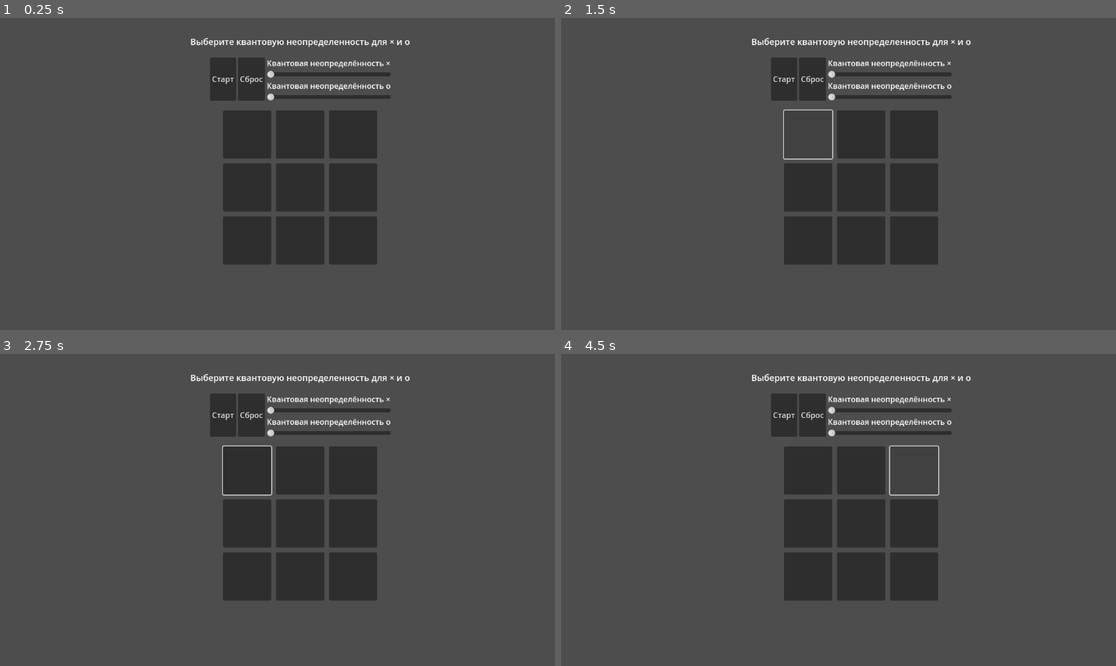
Above: before the commit, frames 1-4 (two rows, left to right).
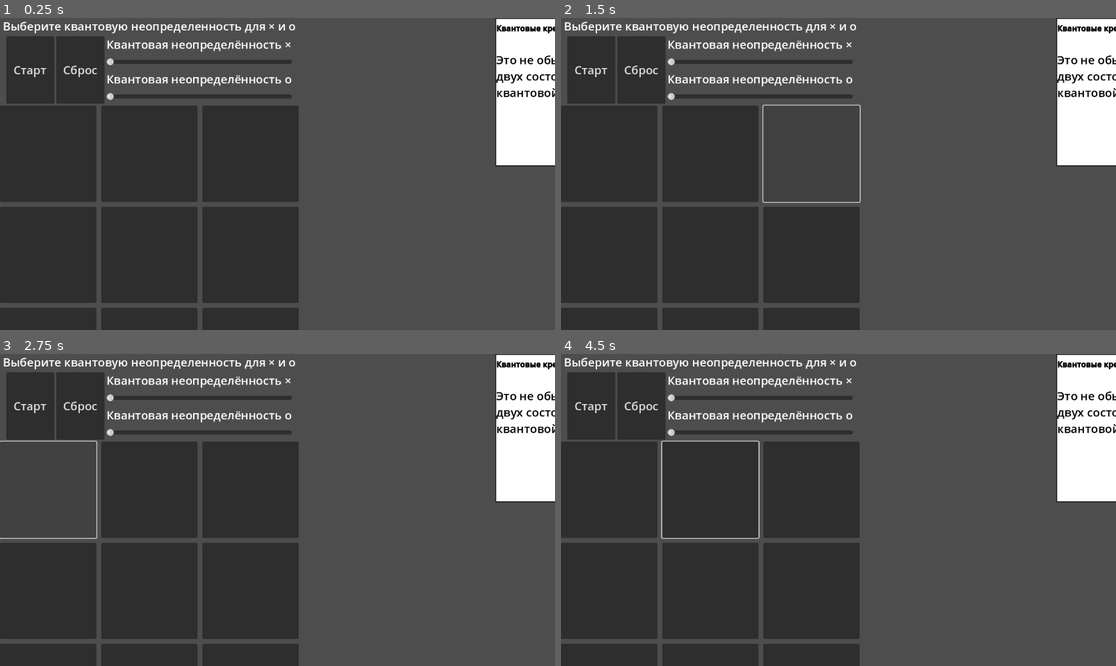
Above: after the commit, the same moments.

Repository: O4EHbKPYTON/TicTacToe
Game: Godot game, scene res://node.tscn
Two runs of this game, one before a commit and one after it. Both use one fixed random seed, a clock stepped at 60 frames per second and the inputs below.
Inputs (mouse positions are in pixels of both pictures, inside the frame that each line leads up to):
- Up to frame 1 (0.25 s): no input
- Up to frame 2 (1.5 s): click "Сброс" at 0.5 s; click (810, 133) at 1.27 s
- Up to frame 3 (2.75 s): click (49, 491) at 2.02 s
- Up to frame 4 (4.5 s): click (860, 469) at 2.77 s; click (710, 491) at 3.52 s; click (916, 469) at 4.27 s

The runs differ from the first frame. In frame 1, 49% of the frame differs, in the area x 0-100%, y 0-100%; in frame 2, 48%; in frame 3, 44%; in frame 4, 48%.

Commit message:
added some server tips processing, added tips for player

Diff:
--- a/Control.gd
+++ b/Control.gd
@@ -2,59 +2,172 @@
 
 const BOARD_SIZE := 3
 const SERVER_URL := "http://127.0.0.1:8000/run-cirq"
-
-@onready var info_label: Label = $MainVBox/InfoLabel
-@onready var start_button: Button = $MainVBox/ControlPanel/ButtonPanel/StartButton
-@onready var reset_button: Button = $MainVBox/ControlPanel/ButtonPanel/ResetButton
-@onready var x_slider: HSlider = $MainVBox/ControlPanel/QuantumPanel/XSlider
-@onready var o_slider: HSlider = $MainVBox/ControlPanel/QuantumPanel/OSlider
-@onready var grid_container: GridContainer = $MainVBox/GameGrid
-@onready var http_request: HTTPRequest = $MainVBox/QuantumRequest
+const BLOCH_SPHERE_URL := "http://127.0.0.1:8000/bloch_sphere/"
+const FORMULA_URL := "http://127.0.0.1:8000/formula/"
+
+@onready var info_label: Label = $MainHBox/LeftGameVBox/InfoLabel
+@onready var start_button: Button = $MainHBox/LeftGameVBox/ControlPanel/ButtonPanel/StartButton
+@onready var reset_button: Button = $MainHBox/LeftGameVBox/ControlPanel/ButtonPanel/ResetButton
+@onready var x_slider: HSlider = $MainHBox/LeftGameVBox/ControlPanel/QuantumPanel/XSlider
+@onready var o_slider: HSlider = $MainHBox/LeftGameVBox/ControlPanel/QuantumPanel/OSlider
+@onready var grid_container: GridContainer = $MainHBox/LeftGameVBox/GameGrid
+@onready var tutorial_text: RichTextLabel = $MainHBox/RightFormulaVBox/TutorialText
+@onready var next_step_button: Button = $MainHBox/RightFormulaVBox/NextStepButton
+@onready var bloch_display: TextureRect = $MainHBox/CenterBlochVBox/BlochDisplay
+@onready var formula_display: TextureRect = $MainHBox/RightFormulaVBox/FormulaPlaceholder
+@onready var http_request: HTTPRequest = $MainHBox/LeftGameVBox/QuantumRequest
+
 
 var cells: Array[Button] = []
 var moves: Array[String] = []
 var game_started: bool = false
 var current_player: String = "×"
 var quantum_params: Dictionary = {"q×": 0.0, "qo": 0.0}
+var current_tutorial_step := 0
+var tutorial_steps: Array[Dictionary] = [
+	{
+		"title": "Квантовые крестики-нолики",
+		"content": "Это не обычная игра! Здесь клетки могут быть в двух состояниях одновременно благодаря квантовой механике.",
+		"bloch_state": "superposition",
+		"formula_type": "intro"
+	},
+	{
+		"title": "Суперпозиция",
+		"content": "Квантовая клетка может находиться в состоянии X и O одновременно до момента измерения.",
+		"bloch_state": "superposition",
+		"formula_type": "superposition"
+	},
+	{
+		"title": "Управление вероятностями",
+		"content": "Слайдеры позволяют регулировать вероятность появления X или O при измерении.",
+		"bloch_state": "measurement",
+		"formula_type": "probability"
+	},
+	{
+		"title": "Квантовое измерение",
+		"content": "При нажатии на клетку происходит измерение и она принимает определенное состояние.",
+		"bloch_state": "measurement",
+		"formula_type": "measurement"
+	},
+	{
+		"title": "Квантовые ворота",
+		"content": "Слайдеры применяют X-ворот с разной мощностью к кубиту.",
+		"bloch_state": "x",
+		"formula_type": "x_gate"
+	}
+]
+func _on_formula_image_loaded(result: int, response_code: int, headers: PackedStringArray, body: PackedByteArray, request: HTTPRequest):
+	request.queue_free()
+	if result == HTTPRequest.RESULT_SUCCESS:
+		var image = Image.new()
+		if image.load_png_from_buffer(body) == OK:
+			var texture = ImageTexture.create_from_image(image)
+			formula_display.texture = texture
+			formula_display.expand_mode = TextureRect.EXPAND_IGNORE_SIZE
+			formula_display.stretch_mode = TextureRect.STRETCH_KEEP_ASPECT_CENTERED
+
+var tutorial_index := 0
 
 func _ready() -> void:
-	for child in $MainVBox/GameGrid.get_children():
-		child.queue_free()
-	cells.clear()
-
+	var text_style = StyleBoxFlat.new()
+	text_style.bg_color = Color(1.0, 1.0, 1.0)
+	text_style.border_width_left = 2
+	text_style.border_width_top = 2
+	text_style.border_width_right = 2
+	text_style.border_width_bottom = 2
+	text_style.border_color = Color(0.1, 0.1, 0.1)
+	tutorial_text.add_theme_stylebox_override("normal", text_style)
+	tutorial_text.add_theme_color_override("default_color", Color.BLACK)
+
+	var sphere_style = StyleBoxFlat.new()
+	sphere_style.bg_color = Color(0.1, 0.1, 0.1)
+	sphere_style.border_width_left = 3
+	sphere_style.border_width_top = 3
+	sphere_style.border_width_right = 3
+	sphere_style.border_width_bottom = 3
+	sphere_style.border_color = Color(0.5, 0.5, 0.5)
+	bloch_display.add_theme_stylebox_override("panel", sphere_style)
+
+
+	self.anchor_left = 0.0
+	self.anchor_top = 0.0
 	self.anchor_right = 1.0
 	self.anchor_bottom = 1.0
-
-	$MainVBox.size_flags_horizontal = Control.SIZE_EXPAND_FILL
-	$MainVBox.size_flags_vertical = Control.SIZE_EXPAND_FILL
-	$MainVBox.alignment = BoxContainer.ALIGNMENT_CENTER
-
-	$MainVBox/ControlPanel.size_flags_horizontal = Control.SIZE_EXPAND_FILL
-	$MainVBox/ControlPanel.alignment = BoxContainer.ALIGNMENT_CENTER
-
-	$MainVBox/GameGrid.size_flags_horizontal = Control.SIZE_SHRINK_CENTER
-	$MainVBox/GameGrid.size_flags_vertical = Control.SIZE_SHRINK_CENTER
+	self.offset_left = 0.0
+	self.offset_top = 0.0
+	self.offset_right = 0.0
+	self.offset_bottom = 0.0
+
+	# Настройка размеров и привязок
+	var main_hbox = $MainHBox
+	main_hbox.anchor_left = 0.0
+	main_hbox.anchor_top = 0.0
+	main_hbox.anchor_right = 1.0
+	main_hbox.anchor_bottom = 1.0
+	main_hbox.offset_left = 0.0
+	main_hbox.offset_top = 0.0
+	main_hbox.offset_right = 0.0
+	main_hbox.offset_bottom = 0.0
+	main_hbox.size_flags_horizontal = Control.SIZE_EXPAND_FILL
+	main_hbox.size_flags_vertical = Control.SIZE_EXPAND_FILL
+
+
+	var left_vbox = $MainHBox/LeftGameVBox
+	left_vbox.size_flags_horizontal = Control.SIZE_EXPAND_FILL
+	left_vbox.size_flags_vertical = Control.SIZE_EXPAND_FILL
+	left_vbox.custom_minimum_size = Vector2(400, 0)
+
+	var center_vbox = $MainHBox/CenterBlochVBox
+	center_vbox.size_flags_horizontal = Control.SIZE_EXPAND_FILL
+	center_vbox.size_flags_vertical = Control.SIZE_EXPAND_FILL
+	center_vbox.alignment = BoxContainer.ALIGNMENT_CENTER
+
+	var right_vbox = $MainHBox/RightFormulaVBox
+	right_vbox.size_flags_horizontal = Control.SIZE_EXPAND_FILL
+	right_vbox.size_flags_vertical = Control.SIZE_EXPAND_FILL
+	right_vbox.custom_minimum_size = Vector2(400, 0)
+
+	bloch_display.expand_mode = TextureRect.EXPAND_IGNORE_SIZE
+	bloch_display.stretch_mode = TextureRect.STRETCH_KEEP_ASPECT_CENTERED
+	bloch_display.custom_minimum_size = Vector2(400, 400)
+
+	formula_display.expand_mode = TextureRect.EXPAND_IGNORE_SIZE
+	formula_display.stretch_mode = TextureRect.STRETCH_KEEP_ASPECT_CENTERED
+	formula_display.custom_minimum_size = Vector2(400, 400)
+	# Создаем игровое поле
+	grid_container.columns = BOARD_SIZE
+	grid_container.size_flags_horizontal = Control.SIZE_SHRINK_CENTER
+	grid_container.size_flags_vertical = Control.SIZE_SHRINK_CENTER
+	cells.clear()
+
+	for child in grid_container.get_children():
+		child.queue_free()
+
+	grid_container.columns = BOARD_SIZE
+	grid_container.size_flags_horizontal = Control.SIZE_SHRINK_CENTER
+	grid_container.size_flags_vertical = Control.SIZE_SHRINK_CENTER
 
 	for i in range(BOARD_SIZE * BOARD_SIZE):
 		var button := Button.new()
+		button.name = "Cell_%d" % i
 		button.size_flags_horizontal = Control.SIZE_EXPAND_FILL
 		button.size_flags_vertical = Control.SIZE_EXPAND_FILL
-		button.custom_minimum_size = Vector2(100, 100)
+		button.custom_minimum_size = Vector2(200, 200)
 		button.pressed.connect(_on_cell_pressed.bind(button))
-		$MainVBox/GameGrid.add_child(button)
+		grid_container.add_child(button)
 		cells.append(button)
 
-	await get_tree().process_frame
-
-	$MainVBox/ControlPanel.position.y = 0
-
+	# Подключаем сигналы
 	start_button.pressed.connect(_on_start_button_pressed)
 	reset_button.pressed.connect(_on_reset_button_pressed)
 	x_slider.value_changed.connect(_on_x_slider_changed)
 	o_slider.value_changed.connect(_on_o_slider_changed)
+	next_step_button.pressed.connect(advance_tutorial)
 	http_request.request_completed.connect(_on_http_request_completed)
 
+	# Инициализация игры
 	update_info_label("Выберите квантовую неопределенность для × и o")
+	advance_tutorial()
 
 func _on_start_button_pressed() -> void:
 	if not game_started:
@@ -77,6 +190,17 @@
 
 	update_info_label("Выберите квантовую неопределенность для × и o")
 
+func advance_tutorial() -> void:
+	if tutorial_index < tutorial_steps.size():
+		var step = tutorial_steps[tutorial_index]
+		tutorial_text.text = "[b]%s[/b]\n\n%s" % [step["title"], step["content"]]
+		# Передаем оба аргумента: bloch_state и formula_type
+		update_tutorial_display(step["bloch_state"], step["formula_type"])
+		tutorial_index += 1
+	else:
+		tutorial_text.text = "🎮 Ты готов! Нажми 'Start' и попробуй сделать квантовый ход."
+		next_step_button.disabled = true
+
 func _on_x_slider_changed(value: float) -> void:
 	quantum_params["q×"] = value
 	update_info_label("Квантовая неопределенность в × = %.1f" % value)
@@ -109,7 +233,6 @@
 	http_request.request(SERVER_URL, headers, HTTPClient.METHOD_POST, json_string)
 
 func _on_http_request_completed(result: int, response_code: int, headers: PackedStringArray, body: PackedByteArray) -> void:
-	# Повторное включение кнопки
 	for cell in cells:
 		cell.disabled = false
 
@@ -126,7 +249,7 @@
 
 	var response_data: Dictionary = json.get_data()
 	var symbol: String = response_data.get("result", "")
-	var cell_index: int = response_data.get("cell_index", -1)  # Получаем индекс
+	var cell_index: int = response_data.get("cell_index", -1)
 
 	if symbol.is_empty() or cell_index == -1:
 		print(cell_index)
@@ -134,7 +257,6 @@
 		update_info_label("Неверный квантовый результат")
 		return
 
-	# Находим кнопку по индексу
 	if cell_index >= 0 and cell_index < cells.size():
 		cells[cell_index].text = symbol
 		moves.append(symbol)
@@ -147,7 +269,7 @@
 			game_started = false
 		else:
 			current_player = "o" if current_player == "×" else "×"
-			update_info_label("%s's move" % current_player)
+			update_info_label("Ход %s" % current_player)
 	else:
 		update_info_label("Неверный индекс ячейки")
 
@@ -215,3 +337,66 @@
 
 func update_info_label(text: String) -> void:
 	info_label.text = text
+
+func _on_bloch_image_loaded(result: int, response_code: int, headers: PackedStringArray, body: PackedByteArray, request: HTTPRequest):
+	request.queue_free()
+
+	if result == HTTPRequest.RESULT_SUCCESS:
+		var image = Image.new()
+		var error = image.load_png_from_buffer(body)
+		if error == OK:
+			var texture = ImageTexture.create_from_image(image)
+
+			bloch_display.texture = texture
+			bloch_display.expand_mode = TextureRect.EXPAND_IGNORE_SIZE
+			bloch_display.stretch_mode = TextureRect.STRETCH_KEEP_ASPECT_CENTERED
+
+			# Устанавливаем фиксированный размер
+			bloch_display.custom_minimum_size = Vector2(800, 800)
+			bloch_display.size = Vector2(800, 800)
+		else:
+			print("Ошибка загрузки изображения: ", error)
+	else:
+		print("Ошибка HTTP-запроса: ", result)
+		print("Код ответа: ", response_code)
+	request.queue_free()
+
+	if result == HTTPRequest.RESULT_SUCCESS:
+		var image = Image.new()
+		var error = image.load_png_from_buffer(body)
+		if error == OK:
+			var texture = ImageTexture.create_from_image(image)
+			texture.set_size_override(Vector2(400, 400))
+
+			bloch_display.texture = texture
+			bloch_display.expand_mode = TextureRect.EXPAND_IGNORE_SIZE
+			bloch_display.stretch_mode = TextureRect.STRETCH_KEEP_ASPECT_CENTERED
+		else:
+			print("Error loading image: ", error)
+	else:
+		print("HTTP request failed: ", result)
+	request.queue_free()
+
+	if result == HTTPRequest.RESULT_SUCCESS:
+		var image = Image.new()
+		var error = image.load_png_from_buffer(body)
+		if error == OK:
+			var texture = ImageTexture.create_from_image(image)
+			bloch_display.texture = texture
+		else:
+			print("Error loading image: ", error)
+	else:
+		print("HTTP request failed: ", result)
+		print("Response code: ", response_code)
+		print("Headers: ", headers)
+
+func update_tutorial_display(bloch_state: String, formula_type: String) -> void:
+	var bloch_request = HTTPRequest.new()
+	add_child(bloch_request)
+	bloch_request.request_completed.connect(_on_bloch_image_loaded.bind(bloch_request))
+	bloch_request.request(BLOCH_SPHERE_URL + bloch_state)
+
+	var formula_request = HTTPRequest.new()
+	add_child(formula_request)
+	formula_request.request_completed.connect(_on_formula_image_loaded.bind(formula_request))
+	formula_request.request(FORMULA_URL + formula_type)
--- a/node.gd
+++ b/node.gd
@@ -3,6 +3,7 @@
 # Game constants
 const BOARD_SIZE := 3
 const SERVER_URL := "http://127.0.0.1:8000/run-cirq"
+
 
 # UI elements
 @onready var info_label: Label = $InfoLabel
@@ -72,7 +73,7 @@
 		return
 
 	# Determine which quantum parameter to use based on current player
-	var power : float = 1.0 × quantum_params["qX"] if current_player == "X" else quantum_params["qO"]
+	var power : float = 1.0 * quantum_params["qX"] if current_player == "X" else quantum_params["qO"]
 
 	# Prepare the quantum computation request
 	var request_data := {
@@ -148,12 +149,12 @@
 
 		var win := true
 		for col in range(1, BOARD_SIZE):
-			if cells[row * BOARD_SIZE × col].text != first:
-				win = false
-				break
-
-		if win:
-			highlight_winning_cells(range(row * BOARD_SIZE, (row × 1) * BOARD_SIZE))
+			if cells[row * BOARD_SIZE * col].text != first:
+				win = false
+				break
+
+		if win:
+			highlight_winning_cells(range(row * BOARD_SIZE, (row * 1) * BOARD_SIZE))
 			return true
 
 	# Check columns
@@ -164,7 +165,7 @@
 
 		var win := true
 		for row in range(1, BOARD_SIZE):
-			if cells[row * BOARD_SIZE × col].text != first:
+			if cells[row * BOARD_SIZE * col].text != first:
 				win = false
 				break
 
@@ -177,19 +178,19 @@
 	if first_diag != "":
 		var win := true
 		for i in range(1, BOARD_SIZE):
-			if cells[i * BOARD_SIZE × i].text != first_diag:
-				win = false
-				break
-
-		if win:
-			highlight_winning_cells(range(0, BOARD_SIZE * BOARD_SIZE, BOARD_SIZE × 1))
+			if cells[i * BOARD_SIZE * i].text != first_diag:
+				win = false
+				break
+
+		if win:
+			highlight_winning_cells(range(0, BOARD_SIZE * BOARD_SIZE, BOARD_SIZE * 1))
 			return true
 
 	var second_diag := cells[BOARD_SIZE - 1].text
 	if second_diag != "":
 		var win := true
 		for i in range(1, BOARD_SIZE):
-			if cells[i * BOARD_SIZE × (BOARD_SIZE - 1 - i)].text != second_diag:
+			if cells[i * BOARD_SIZE * (BOARD_SIZE - 1 - i)].text != second_diag:
 				win = false
 				break
 
--- a/node.tscn
+++ b/node.tscn
@@ -4,118 +4,119 @@
 
 [node name="QuantumTicTacToe" type="Control"]
 layout_mode = 3
-anchors_preset = 0
-offset_left = 527.0
-offset_top = 215.0
-offset_right = 567.0
-offset_bottom = 255.0
+anchor_left = 0.5
+anchor_top = 0.29
+anchor_right = 0.5
+anchor_bottom = 0.29
+offset_left = -589.0
+offset_top = -178.92
+offset_right = 2946.0
+offset_bottom = 1814.08
 script = ExtResource("1_sy5k4")
 
-[node name="MainVBox" type="VBoxContainer" parent="."]
+[node name="MainHBox" type="HBoxContainer" parent="."]
 layout_mode = 1
-anchors_preset = 15
-anchor_right = 1.0
-anchor_bottom = 1.0
-offset_left = -710.0
-offset_top = -503.0
-offset_right = -289.0
-offset_bottom = -67.0
-grow_horizontal = 2
-grow_vertical = 2
-theme_override_constants/separation = 20
-alignment = 1
+offset_right = 2028.0
+offset_bottom = 1262.0
 
-[node name="InfoLabel" type="Label" parent="MainVBox"]
+[node name="LeftGameVBox" type="VBoxContainer" parent="MainHBox"]
 layout_mode = 2
-theme_override_font_sizes/font_size = 18
+size_flags_horizontal = 0
+
+[node name="InfoLabel" type="Label" parent="MainHBox/LeftGameVBox"]
+layout_mode = 2
+theme_override_font_sizes/font_size = 24
 text = "Выберите квантовую неопределённость для X и O"
 horizontal_alignment = 1
 vertical_alignment = 1
 
-[node name="ControlPanel" type="HBoxContainer" parent="MainVBox"]
+[node name="ControlPanel" type="HBoxContainer" parent="MainHBox/LeftGameVBox"]
 layout_mode = 2
 size_flags_horizontal = 4
 
-[node name="ButtonPanel" type="HBoxContainer" parent="MainVBox/ControlPanel"]
+[node name="ButtonPanel" type="HBoxContainer" parent="MainHBox/LeftGameVBox/ControlPanel"]
+custom_minimum_size = Vector2(150, 100)
 layout_mode = 2
 
-[node name="StartButton" type="Button" parent="MainVBox/ControlPanel/ButtonPanel"]
+[node name="StartButton" type="Button" parent="MainHBox/LeftGameVBox/ControlPanel/ButtonPanel"]
+custom_minimum_size = Vector2(100, 0)
 layout_mode = 2
+theme_override_font_sizes/font_size = 24
 text = "Старт"
 
-[node name="ResetButton" type="Button" parent="MainVBox/ControlPanel/ButtonPanel"]
+[node name="ResetButton" type="Button" parent="MainHBox/LeftGameVBox/ControlPanel/ButtonPanel"]
+custom_minimum_size = Vector2(100, 0)
 layout_mode = 2
+theme_override_font_sizes/font_size = 24
 text = "Сброс"
 
-[node name="QuantumPanel" type="VBoxContainer" parent="MainVBox/ControlPanel"]
+[node name="QuantumPanel" type="VBoxContainer" parent="MainHBox/LeftGameVBox/ControlPanel"]
 layout_mode = 2
 
-[node name="XLabel" type="Label" parent="MainVBox/ControlPanel/QuantumPanel"]
+[node name="XLabel" type="Label" parent="MainHBox/LeftGameVBox/ControlPanel/QuantumPanel"]
 layout_mode = 2
+theme_override_font_sizes/font_size = 24
 text = "Квантовая неопределённость ×"
 
-[node name="XSlider" type="HSlider" parent="MainVBox/ControlPanel/QuantumPanel"]
+[node name="XSlider" type="HSlider" parent="MainHBox/LeftGameVBox/ControlPanel/QuantumPanel"]
+custom_minimum_size = Vector2(0, 30)
 layout_mode = 2
 max_value = 1.0
 step = 0.1
 
-[node name="OLabel" type="Label" parent="MainVBox/ControlPanel/QuantumPanel"]
+[node name="OLabel" type="Label" parent="MainHBox/LeftGameVBox/ControlPanel/QuantumPanel"]
 layout_mode = 2
+theme_override_font_sizes/font_size = 24
 text = "Квантовая неопределённость o"
 
-[node name="OSlider" type="HSlider" parent="MainVBox/ControlPanel/QuantumPanel"]
+[node name="OSlider" type="HSlider" parent="MainHBox/LeftGameVBox/ControlPanel/QuantumPanel"]
+custom_minimum_size = Vector2(0, 30)
 layout_mode = 2
 max_value = 1.0
 step = 0.1
 
-[node name="QuantumRequest" type="HTTPRequest" parent="MainVBox"]
-
-[node name="GameGrid" type="GridContainer" parent="MainVBox"]
+[node name="GameGrid" type="GridContainer" parent="MainHBox/LeftGameVBox"]
 layout_mode = 2
 theme_override_constants/h_separation = 10
 theme_override_constants/v_separation = 10
 columns = 3
 
-[node name="Cell_0" type="Button" parent="MainVBox/GameGrid"]
-custom_minimum_size = Vector2(100, 100)
+[node name="QuantumRequest" type="HTTPRequest" parent="MainHBox/LeftGameVBox"]
+
+[node name="CenterBlochVBox" type="VBoxContainer" parent="MainHBox"]
 layout_mode = 2
-flat = true
 
-[node name="Cell_1" type="Button" parent="MainVBox/GameGrid"]
-custom_minimum_size = Vector2(100, 100)
+[node name="BlochDisplay" type="TextureRect" parent="MainHBox/CenterBlochVBox"]
+custom_minimum_size = Vector2(800, 800)
 layout_mode = 2
-flat = true
+stretch_mode = 5
 
-[node name="Cell_2" type="Button" parent="MainVBox/GameGrid"]
-custom_minimum_size = Vector2(100, 100)
+[node name="RightFormulaVBox" type="VBoxContainer" parent="MainHBox"]
+custom_minimum_size = Vector2(600, 800)
 layout_mode = 2
-flat = true
+theme_override_constants/separation = 20
 
-[node name="Cell_3" type="Button" parent="MainVBox/GameGrid"]
-custom_minimum_size = Vector2(100, 100)
+[node name="TutorialText" type="RichTextLabel" parent="MainHBox/RightFormulaVBox"]
+custom_minimum_size = Vector2(600, 100)
 layout_mode = 2
-flat = true
+size_flags_vertical = 3
+theme_override_colors/table_border = Color(0, 0, 0, 1)
+theme_override_colors/font_selected_color = Color(1, 1, 1, 1)
+theme_override_font_sizes/normal_font_size = 24
+bbcode_enabled = true
+fit_content = true
+scroll_following = true
 
-[node name="Cell_4" type="Button" parent="MainVBox/GameGrid"]
-custom_minimum_size = Vector2(100, 100)
+[node name="FormulaPlaceholder" type="TextureRect" parent="MainHBox/RightFormulaVBox"]
+custom_minimum_size = Vector2(500, 200)
 layout_mode = 2
-flat = true
+stretch_mode = 5
 
-[node name="Cell_5" type="Button" parent="MainVBox/GameGrid"]
-custom_minimum_size = Vector2(100, 100)
+[node name="NextStepButton" type="Button" parent="MainHBox/RightFormulaVBox"]
+z_index = 100
+custom_minimum_size = Vector2(100, 50)
 layout_mode = 2
-flat = true
-
-[node name="Cell_6" type="Button" parent="MainVBox/GameGrid"]
-custom_minimum_size = Vector2(100, 100)
-layout_mode = 2
-flat = true
-
-[node name="Cell_7" type="Button" parent="MainVBox/GameGrid"]
-custom_minimum_size = Vector2(100, 100)
-layout_mode = 2
-flat = true
-
-[node name="Cell_8" type="Button" parent="MainVBox/GameGrid"]
-layout_mode = 2
-flat = true
+size_flags_horizontal = 4
+size_flags_vertical = 8
+text = "Далее →"
+vertical_icon_alignment = 0
